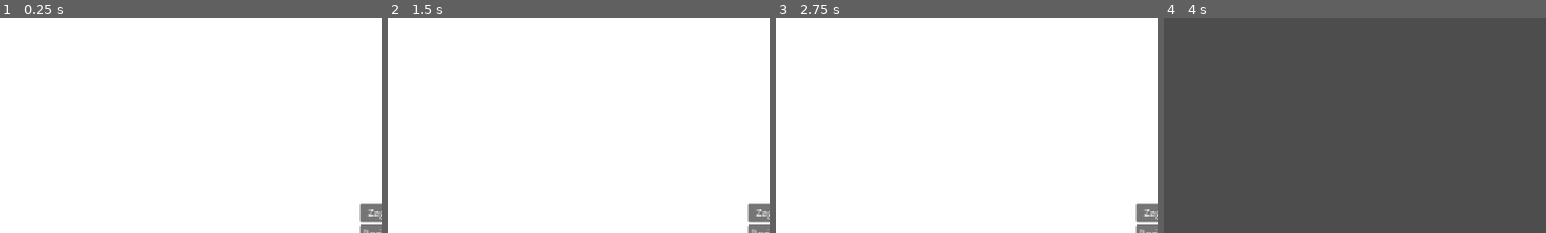
Above: before the commit, frames 1-4 (left to right).
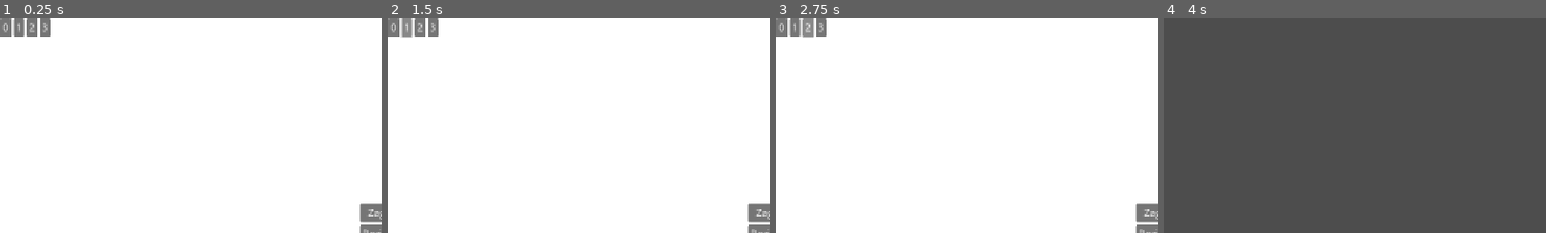
Above: after the commit, the same moments.

Repository: Nabiz/FourElements
Game: Godot game, scene res://Scenes/GUI/MainMenu.tscn
Two runs of this game, one before a commit and one after it. Both use one fixed random seed, a clock stepped at 60 frames per second and the inputs below. The engine's default icon, where the game draws it, is replaced by a stand-in: a white triangle on a blue panel in a dark square.
Inputs (mouse positions are % of the whole screen's width and height, from its top left):
- Up to frame 1 (0.25 s): no input
- Up to frame 2 (1.5 s): click (1, 2) at 0.5 s, where only the run after the commit has a clickable "0"; click (2, 2) at 1.25 s, where only the run after the commit has a clickable "1"
- Up to frame 3 (2.75 s): click (4, 2) at 2 s, where only the run after the commit has a clickable "2"
- Up to frame 4 (4 s): click (6, 2) at 2.75 s, where only the run after the commit has a clickable "3"; click "Zagraj" at 3.5 s
The pictures show only the part of the screen within x 0-50%, y 0-50%; the shares and areas given below are measured in that part.

The runs differ from the first frame. In frame 1, 1.0% of the frame differs, in the area x 0-14%, y 0-9%; in frame 2, 1.1%; in frame 3, 1.1%, in the area x 0-14%, y 0-10%; in frame 4, nothing differs.

Commit message:
Create level manage UX

Diff:
--- a/Levels/NewTestLevel.tscn
+++ b/Levels/NewTestLevel.tscn
@@ -1,9 +1,11 @@
-[gd_scene load_steps=5 format=4 uid="uid://c41i5qfwmu241"]
+[gd_scene load_steps=7 format=4 uid="uid://c41i5qfwmu241"]
 
 [ext_resource type="PackedScene" uid="uid://d1ouvpi4u5u6y" path="res://Scenes/Player.tscn" id="1_kq6ib"]
 [ext_resource type="TileSet" uid="uid://cee27724cpfuw" path="res://Resources/TestLevel.tres" id="2_y27ds"]
 [ext_resource type="PackedScene" uid="uid://cduv0gbami34p" path="res://Scenes/WaterPath.tscn" id="3_vvmau"]
 [ext_resource type="PackedScene" uid="uid://bbp66xbtvbism" path="res://Scenes/MaskPickup.tscn" id="4_ubmvv"]
+[ext_resource type="PackedScene" uid="uid://dl5it1ko4a2hf" path="res://Scenes/FinishArea.tscn" id="5_vvmau"]
+[ext_resource type="PackedScene" uid="uid://cl5y8s2tdfs5i" path="res://Scenes/GUI/EndLevelPopup.tscn" id="6_ubmvv"]
 
 [node name="NewTestLevel" type="Node2D"]
 
@@ -40,3 +42,9 @@
 [node name="MaskPickup4" parent="." instance=ExtResource("4_ubmvv")]
 position = Vector2(1392, 104)
 element = 4
+
+[node name="FinishArea" parent="." node_paths=PackedStringArray("end_level_popup") instance=ExtResource("5_vvmau")]
+position = Vector2(1856, 75)
+end_level_popup = NodePath("../EndLevelPopup")
+
+[node name="EndLevelPopup" parent="." instance=ExtResource("6_ubmvv")]
--- a/Levels/TestLevel.tscn
+++ b/Levels/TestLevel.tscn
@@ -1,9 +1,11 @@
-[gd_scene load_steps=5 format=4 uid="uid://bagpvo1aak85w"]
+[gd_scene load_steps=7 format=4 uid="uid://bagpvo1aak85w"]
 
 [ext_resource type="PackedScene" uid="uid://d1ouvpi4u5u6y" path="res://Scenes/Player.tscn" id="1_uib4f"]
 [ext_resource type="PackedScene" uid="uid://bbp66xbtvbism" path="res://Scenes/MaskPickup.tscn" id="2_iqcmb"]
 [ext_resource type="TileSet" uid="uid://cee27724cpfuw" path="res://Resources/TestLevel.tres" id="4_2yvdw"]
 [ext_resource type="PackedScene" uid="uid://cduv0gbami34p" path="res://Scenes/WaterPath.tscn" id="5_2yvdw"]
+[ext_resource type="PackedScene" uid="uid://dl5it1ko4a2hf" path="res://Scenes/FinishArea.tscn" id="5_voj1p"]
+[ext_resource type="PackedScene" uid="uid://cl5y8s2tdfs5i" path="res://Scenes/GUI/EndLevelPopup.tscn" id="6_voj1p"]
 
 [node name="TestLevel" type="Node2D"]
 
@@ -41,3 +43,9 @@
 [node name="WaterPath2" parent="." instance=ExtResource("5_2yvdw")]
 position = Vector2(1131, 672)
 scale = Vector2(1.2, 1)
+
+[node name="FinishArea" parent="." node_paths=PackedStringArray("end_level_popup") instance=ExtResource("5_voj1p")]
+position = Vector2(907, 577)
+end_level_popup = NodePath("../EndLevelPopup")
+
+[node name="EndLevelPopup" parent="." instance=ExtResource("6_voj1p")]
--- a/Scenes/Autoloads/LevelManagerAutoload.tscn
+++ b/Scenes/Autoloads/LevelManagerAutoload.tscn
@@ -1,8 +1,9 @@
-[gd_scene load_steps=3 format=3 uid="uid://oj7dpdbij0gw"]
+[gd_scene load_steps=4 format=3 uid="uid://oj7dpdbij0gw"]
 
 [ext_resource type="Script" uid="uid://co0ok0wyes8vn" path="res://Scripts/Managers/LevelManager.gd" id="1_6rk87"]
 [ext_resource type="PackedScene" uid="uid://c41i5qfwmu241" path="res://Levels/NewTestLevel.tscn" id="2_jukwi"]
+[ext_resource type="PackedScene" uid="uid://bagpvo1aak85w" path="res://Levels/TestLevel.tscn" id="3_pm164"]
 
 [node name="LevelManagerAutoload" type="Node"]
 script = ExtResource("1_6rk87")
-level_scenes = Array[PackedScene]([ExtResource("2_jukwi")])
+level_scenes = Array[PackedScene]([ExtResource("2_jukwi"), ExtResource("3_pm164")])
--- a/Scenes/EarthBlock.tscn
+++ b/Scenes/EarthBlock.tscn
@@ -6,7 +6,7 @@
 [sub_resource type="RectangleShape2D" id="RectangleShape2D_v7lsk"]
 size = Vector2(64, 64)
 
-[node name="EarthBlock" type="StaticBody2D"]
+[node name="EarthBlock" type="CharacterBody2D"]
 script = ExtResource("1_unpfy")
 
 [node name="Sprite2D" type="Sprite2D" parent="."]
--- /dev/null
+++ b/Scenes/FinishArea.tscn
@@ -0,0 +1,14 @@
+[gd_scene load_steps=3 format=3 uid="uid://dl5it1ko4a2hf"]
+
+[ext_resource type="Script" uid="uid://b3ueh178pdg76" path="res://Scripts/FinishArea.gd" id="1_ugrld"]
+
+[sub_resource type="RectangleShape2D" id="RectangleShape2D_fsdjd"]
+size = Vector2(64, 64)
+
+[node name="FinishArea" type="Area2D"]
+script = ExtResource("1_ugrld")
+
+[node name="CollisionShape2D" type="CollisionShape2D" parent="."]
+shape = SubResource("RectangleShape2D_fsdjd")
+
+[connection signal="body_entered" from="." to="." method="_on_body_entered"]
--- /dev/null
+++ b/Scenes/GUI/EndLevelPopup.tscn
@@ -0,0 +1,47 @@
+[gd_scene load_steps=2 format=3 uid="uid://cl5y8s2tdfs5i"]
+
+[ext_resource type="Script" uid="uid://rhg63creols2" path="res://Scripts/GUI/EndLevelPopup.gd" id="1_mi6lc"]
+
+[node name="EndLevelPopup" type="CanvasLayer"]
+process_mode = 3
+visible = false
+script = ExtResource("1_mi6lc")
+
+[node name="Panel" type="Panel" parent="."]
+custom_minimum_size = Vector2(400, 200)
+anchors_preset = 8
+anchor_left = 0.5
+anchor_top = 0.5
+anchor_right = 0.5
+anchor_bottom = 0.5
+grow_horizontal = 2
+grow_vertical = 2
+size_flags_horizontal = 4
+size_flags_vertical = 4
+
+[node name="VBoxContainer" type="VBoxContainer" parent="Panel"]
+layout_mode = 1
+anchors_preset = 8
+anchor_left = 0.5
+anchor_top = 0.5
+anchor_right = 0.5
+anchor_bottom = 0.5
+offset_left = -71.5
+offset_top = -37.0
+offset_right = 71.5
+offset_bottom = 37.0
+grow_horizontal = 2
+grow_vertical = 2
+size_flags_horizontal = 4
+size_flags_vertical = 4
+theme_override_constants/separation = 20
+
+[node name="Label" type="Label" parent="Panel/VBoxContainer"]
+layout_mode = 2
+text = "Brawo Szamanie!"
+
+[node name="Button" type="Button" parent="Panel/VBoxContainer"]
+layout_mode = 2
+text = "Następny poziom"
+
+[connection signal="pressed" from="Panel/VBoxContainer/Button" to="." method="_on_button_pressed"]
--- a/Scenes/GUI/MainMenu.tscn
+++ b/Scenes/GUI/MainMenu.tscn
@@ -45,6 +45,28 @@
 layout_mode = 2
 text = "Wyjdź"
 
+[node name="GridContainer" type="GridContainer" parent="."]
+layout_mode = 0
+offset_right = 40.0
+offset_bottom = 40.0
+columns = 4
+
+[node name="LevelButton" type="Button" parent="GridContainer"]
+layout_mode = 2
+text = "0"
+
+[node name="LevelButton2" type="Button" parent="GridContainer"]
+layout_mode = 2
+text = "1"
+
+[node name="LevelButton3" type="Button" parent="GridContainer"]
+layout_mode = 2
+text = "2"
+
+[node name="LevelButton4" type="Button" parent="GridContainer"]
+layout_mode = 2
+text = "3"
+
 [connection signal="pressed" from="VBoxContainer/PlayButton" to="." method="_on_play_button_pressed"]
 [connection signal="pressed" from="VBoxContainer/LevelsButton" to="." method="_on_levels_button_pressed"]
 [connection signal="pressed" from="VBoxContainer/ExitButton" to="." method="_on_exit_button_pressed"]
--- a/Scripts/EarthBlock.gd
+++ b/Scripts/EarthBlock.gd
@@ -1,2 +1,7 @@
 class_name EarthBlock
-extends StaticBody2D
+extends CharacterBody2D
+
+func _physics_process(delta: float) -> void:
+	if not is_on_floor():
+		velocity += get_gravity() * delta
+	move_and_slide()
--- /dev/null
+++ b/Scripts/FinishArea.gd
@@ -0,0 +1,12 @@
+class_name FinishArea
+extends Area2D
+
+@export var end_level_popup: EndLevelPopup
+
+func _on_body_entered(body: Node2D) -> void:
+	if body is Player:
+		var next_level = LevelManagerAutoload.current_level_index+1
+		if next_level > LevelManagerAutoload.unlocked_level:
+			LevelManagerAutoload.save_level(next_level)
+		get_tree().paused = true
+		end_level_popup.show()
--- /dev/null
+++ b/Scripts/GUI/EndLevelPopup.gd
@@ -0,0 +1,10 @@
+class_name EndLevelPopup
+extends CanvasLayer
+
+func _on_button_pressed() -> void:
+	var next_level = LevelManagerAutoload.current_level_index+1
+	get_tree().paused = false
+	if next_level >= LevelManagerAutoload.level_scenes.size():
+		LevelManagerAutoload.load_menu()
+	else:
+		LevelManagerAutoload.change_level(next_level)
--- a/Scripts/Managers/LevelManager.gd
+++ b/Scripts/Managers/LevelManager.gd
@@ -3,9 +3,15 @@
 
 var current_level
 var current_level_index = 0
+var unlocked_level = 0
 var intro_scene: PackedScene = preload("res://Scenes/GUI/Intro.tscn")
 var menu_scene: PackedScene = preload("res://Scenes/GUI/MainMenu.tscn")
 @export var level_scenes: Array[PackedScene]
+
+const SAVE_PATH = "user://four_elements.dat"
+
+func _ready() -> void:
+	unlocked_level = load_level()
 
 func change_level(level_index):
 	MaskManagerAutoload.reset_manager()
@@ -22,3 +28,21 @@
 
 func load_menu():
 	get_tree().change_scene_to_packed(menu_scene)
+
+
+func save_level(level_number: int):
+	var file = FileAccess.open(SAVE_PATH, FileAccess.WRITE)
+	if file:
+		file.store_32(level_number) # Zapisuje liczbę jako 32-bitowy integer
+		file.close()
+
+
+func load_level() -> int:
+	if not FileAccess.file_exists(SAVE_PATH):
+		return 0
+	var file = FileAccess.open(SAVE_PATH, FileAccess.READ)
+	if file:
+		var level = file.get_32()
+		file.close()
+		return level
+	return 0
Not shown, added: Scripts/FinishArea.gd.uid
Not shown, added: Scripts/GUI/EndLevelPopup.gd.uid
